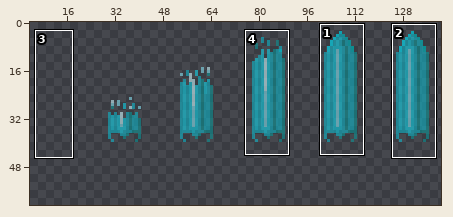
Sprite sheet, stored at items/active/weapons/nightar/noxcalibur/empowerednoxcaliburfullbright.png. The picture above shows the old version from afar; the outline marks the close-up.
Close-up. First the earlier version:
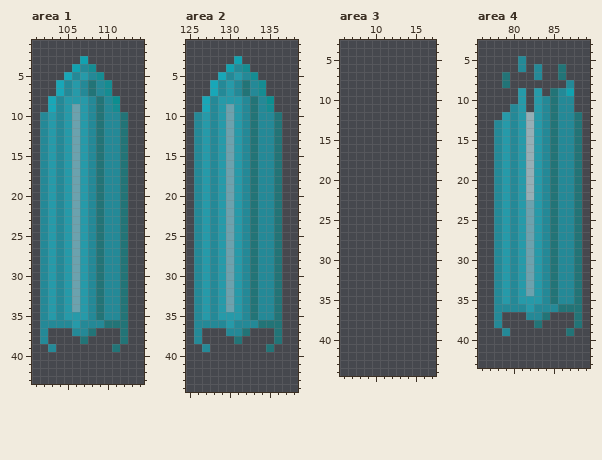
The file is 144x64 pixels. Colours within 5 levels of each other are drawn and written as one. Shown: area 1: x 101..114, y 1..43; area 2: x 125..138, y 1..44; area 3: x 6..17, y 3..44; area 4: x 76..89, y 3..43. The wide view leaves out empty margins. The commit also changed other parts of the picture, which this record leaves out.
New version:
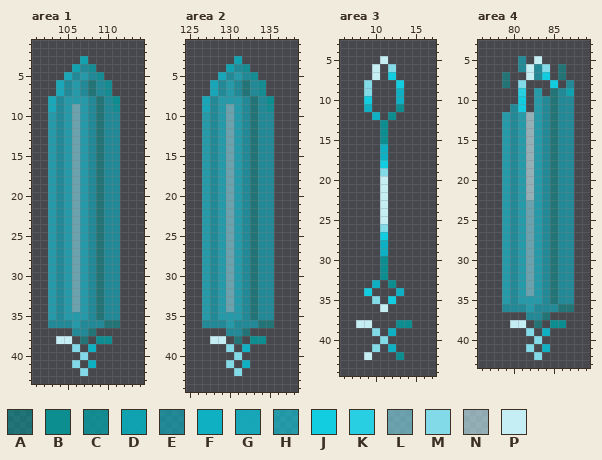
Palette (. is transparent): A #0c8e909f  B #0c8e90  C #0d979ddb  D #0ea7b6f1  E #10b0c39f  F #10b0c3  G #10b7cadb  H #12cce09f  J #12cce0  K #28cee1  L #82d9e89f  M #82d9e8  N #c4edf49f  P #c4edf4
Edits made:
Area 1:
The author put colour B in row 38 at x 109 to 110.
The author put colour F in row 39 at x 108; in row 41 at x 108.
The author put colour M in row 39 at x 106; in row 40 at x 107; in row 41 at x 106; in row 42 at x 107.
The author put colour P in row 38 at x 104 to 105.
The author cleared colour A in rows 10 to 38 at x 112; in row 39 at x 111.
The author cleared colour E in rows 10 to 38 at x 102; in row 39 at x 103.
Area 2:
The author put colour B in row 38 at x 133 to 134.
The author put colour F in row 39 at x 132; in row 41 at x 132.
The author put colour M in row 39 at x 130; in row 40 at x 131; in row 41 at x 130; in row 42 at x 131.
The author put colour P in row 38 at x 128 to 129.
The author cleared colour A in rows 10 to 38 at x 136; in row 39 at x 135.
The author cleared colour E in rows 10 to 38 at x 126; in row 39 at x 127.
Area 3:
The author put colour B in row 11 at x 13; in row 12 at x 12; in rows 13 to 15 at x 11; in rows 30 to 32 at x 11; in row 33 at x 12; in row 38 at x 13 to 14.
The author put colour B in row 42 at x 13.
The author put colour F in rows 9 to 10 at x 13; in row 11 at x 9; in row 12 at x 10; in rows 16 to 17 at x 11; in rows 28 to 29 at x 11; in row 33 at x 10.
The author put colour F in row 34 at x 13; in row 39 at x 12; in row 41 at x 12.
The author put colour J in row 7 at x 12; in row 8 at x 13; in row 10 at x 9; in row 18 at x 11; in row 27 at x 11; in row 34 at x 9.
The author put colour J in row 35 at x 12.
The author put colour M in row 6 at x 12; in rows 8 to 9 at x 9; in row 19 at x 11; in row 26 at x 11; in row 35 at x 10; in row 39 at x 10.
The author put colour M in row 40 at x 11; in row 41 at x 10.
The author put colour P in row 5 at x 11; in rows 6 to 7 at x 10; in rows 20 to 25 at x 11; in row 36 at x 11; in row 38 at x 8 to 9; in row 42 at x 9.
Area 4:
The author put colour B in row 38 at x 85 to 86.
The author put colour F in row 39 at x 84; in row 41 at x 84.
The author put colour J in row 7 at x 84; in row 8 at x 85.
Colour H becomes colour J in rows 10 to 11 at x 81.
Colour H becomes colour K in row 9 at x 81.
The author put colour M in row 6 at x 84; in row 8 at x 81; in row 39 at x 82; in row 40 at x 83; in row 41 at x 82; in row 42 at x 83.
The author put colour P in row 5 at x 83; in rows 6 to 7 at x 82; in row 38 at x 80 to 81.
The author cleared colour A in rows 12 to 38 at x 88; in row 39 at x 87.
The author cleared colour E in rows 13 to 38 at x 78; in row 39 at x 79.
Boxes around the changes in both close-ups, in picture pixels (x1, y1, x2, y2):
changed: (40, 112, 128, 376)
changed: (194, 112, 282, 376)
added: (356, 56, 412, 360)
changed: (494, 56, 582, 360)
